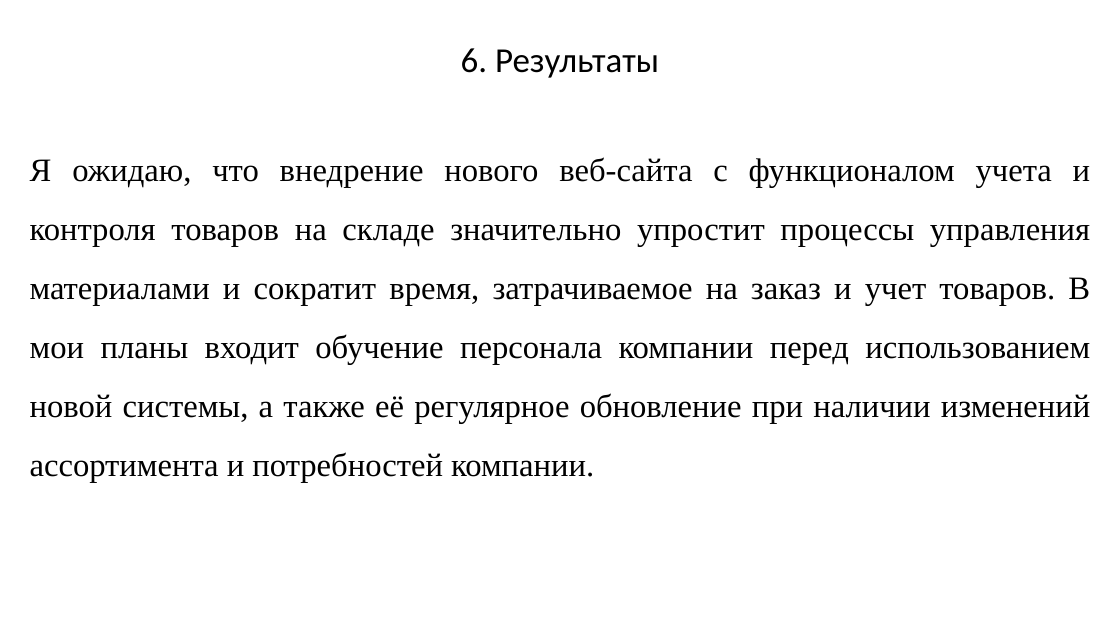
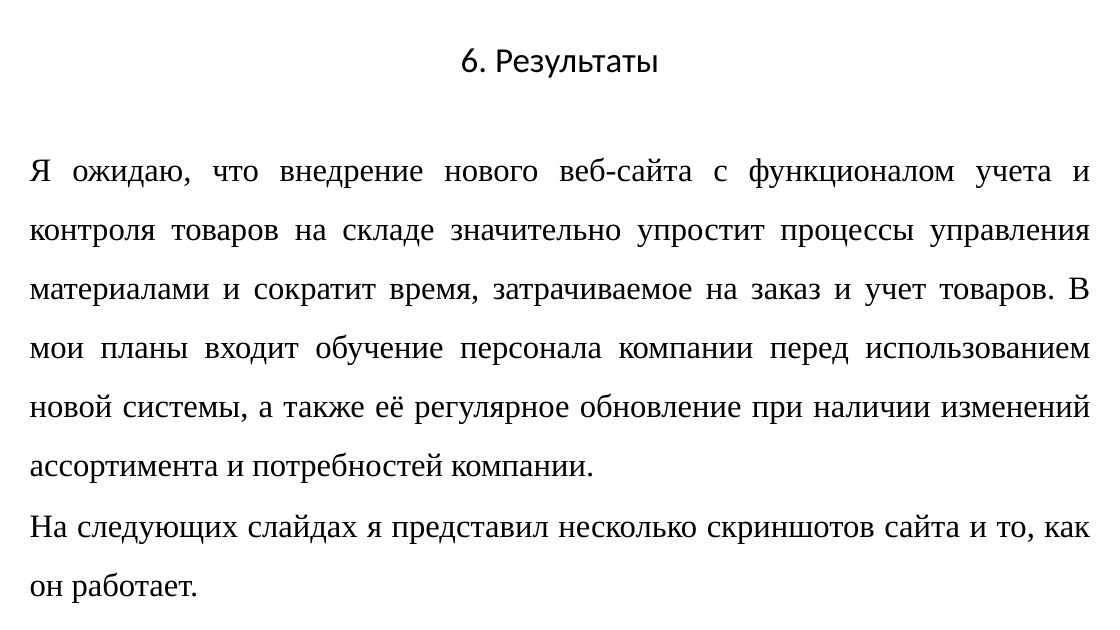
Before and after one commit to k-bar-n/FDB-ar, a slide deck: slide 18 of resources/Мультимедийная презентация.pptx. Drawn at 1120x630 pixels with LibreOffice and Linux fonts; fonts in the diff are those of the drawing. Boxes give left, top, right and bottom in pixels: in the first picture for what was removed or moved away, otherwise in the second. Text is boxed around its words. In the diff, an @@ line names an element or a change of style, - is before the commit and + after.

```diff
--- a/resources/Мультимедийная презентация.pptx
+++ b/resources/Мультимедийная презентация.pptx
@@ text at [30,514,1090,602]: paragraph added @@
+На следующих слайдах я представил несколько скриншотов сайта и то, как он работает.
```
Also in this commit, not shown: 2 other slides changed, 5 slides added, 2 other files.
